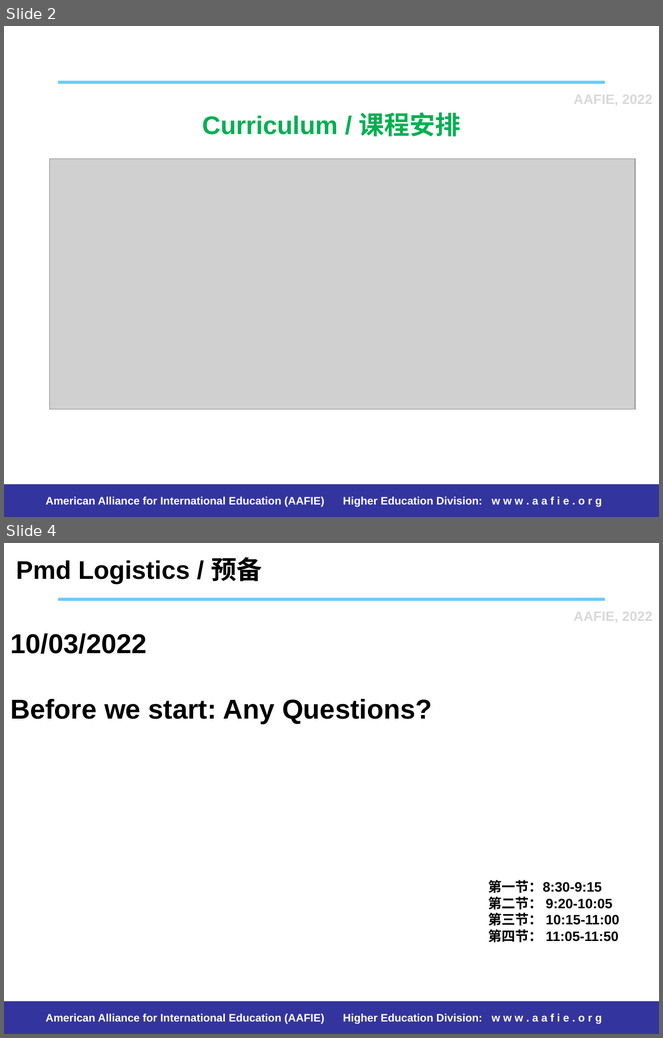
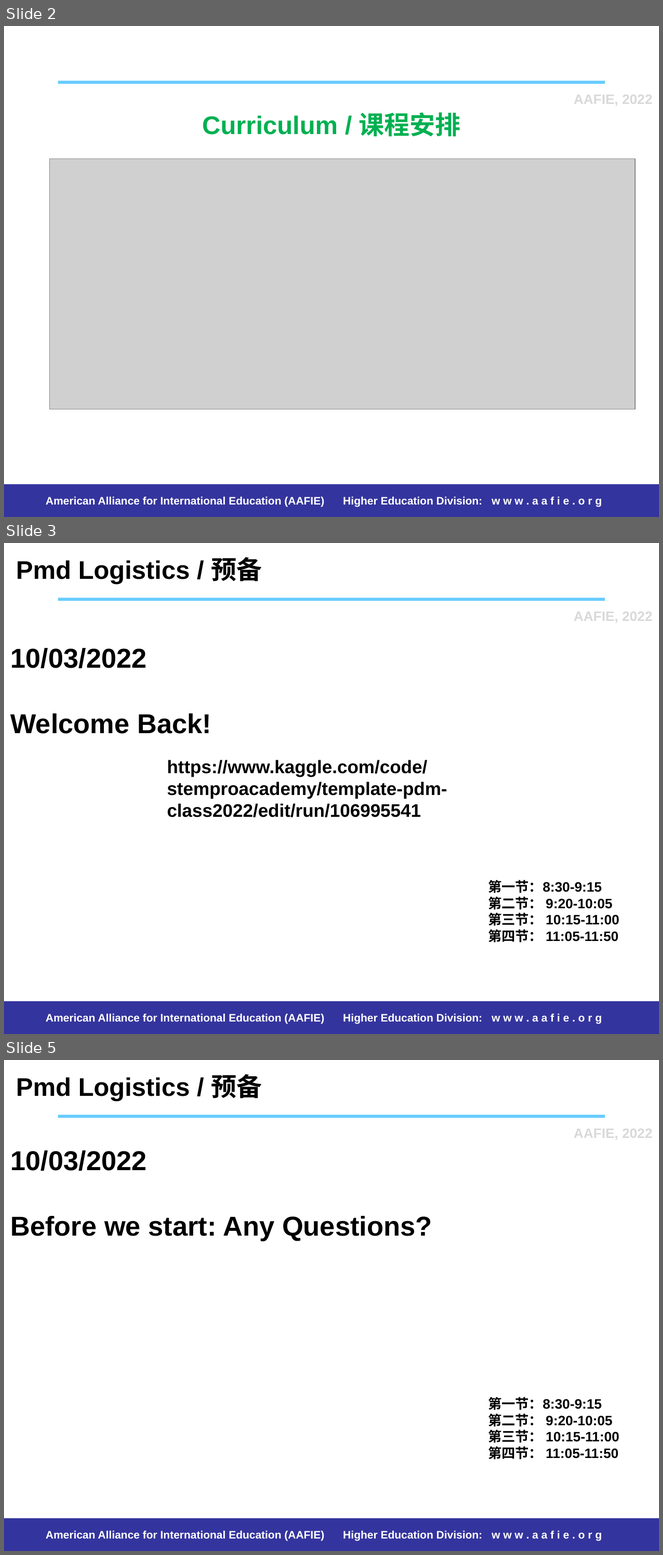
Before and after one commit to stemproaca/pdm, a slide deck: Classes/20221003.pptx. Shown one above the other, each under a label of ours: slides 2 and 4 before the commit, slides 2, 3 and 5 after it; the slides between them are not shown. The pictures are 663x1038 and 663x1555 pixels, drawn with LibreOffice and Linux fonts; fonts in the diff are those of the drawing; grey boxes stand for pictures. Boxes give left, top, right and bottom in pixels: in the first picture for what was removed or moved away, otherwise in the second. Text is boxed around its words. In the diff, an @@ line names an element or a change of style, - is before the commit and + after.

```diff
--- a/Classes/20221003.pptx
+++ b/Classes/20221003.pptx
@@ slide 3 added at (4, 543, 659, 1034), background #FFFFFF; not listed: 2 template elements that a slide beside it also shows @@
@@ text added at (16, 557, 262, 584), 28 pt, text #000000, bold @@
+Pmd Logistics / 预备
@@ text added at (574, 609, 652, 624), 15 pt, text #D9D9D9, bold @@
+AAFIE, 2022
@@ title added at (10, 648, 211, 734), 30 pt, text #000000, bold @@
+10/03/2022
+Welcome Back!
@@ text added at (167, 760, 448, 818), 20 pt, text #000000, bold @@
+https://www.kaggle.com/code/stemproacademy/template-pdm-class2022/edit/run/106995541
@@ text added at (488, 880, 620, 943), 15 pt, text #000000, bold @@
+第一节：8:30-9:15
+第二节： 9:20-10:05
+第三节： 10:15-11:00
+第四节： 11:05-11:50
@@ what was slide 4 is now slide 5 @@
```
Also in this commit, not shown: 1 slide changed.
